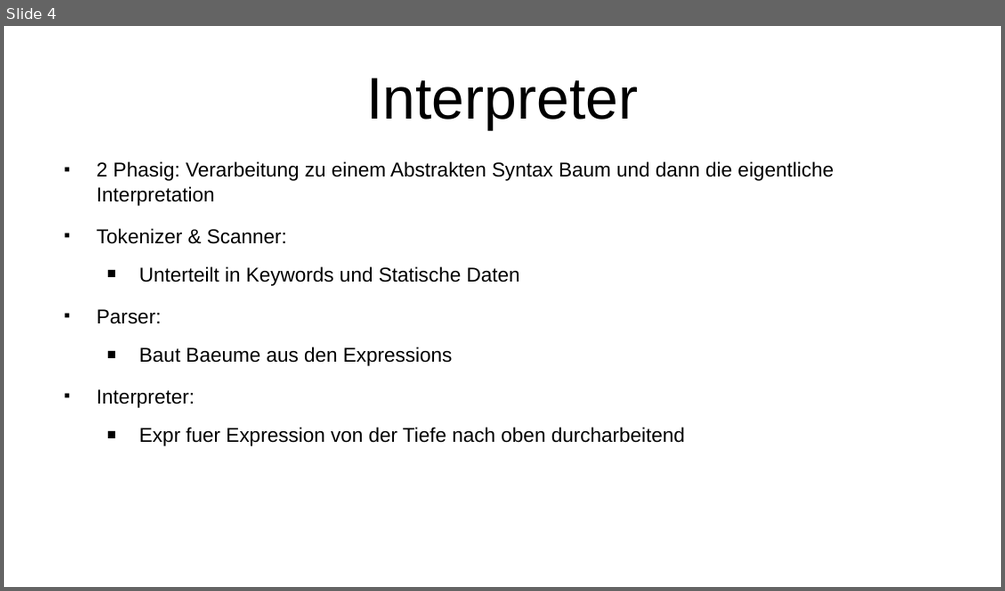
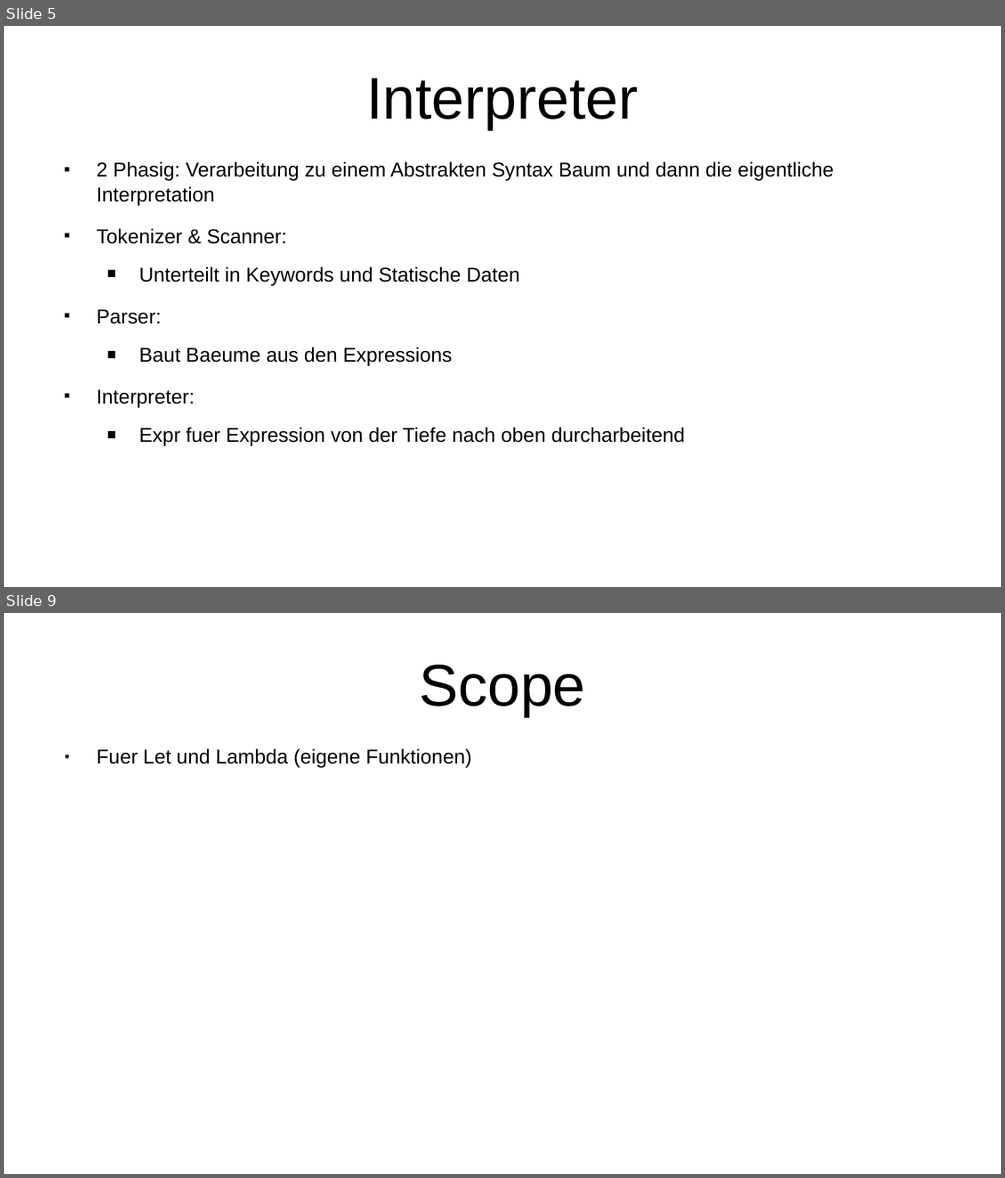
Before and after one commit to Iquiji/little-schemer-talk, a slide deck: Talk Engineering Day 2-6-2022.odp. Shown one above the other, each under a label of ours: slide 4 before the commit, slides 5 and 9 after it; the slides between them are not shown. The pictures are 1005x591 and 1005x1178 pixels, drawn with LibreOffice and Linux fonts; fonts in the diff are those of the drawing. Boxes give left, top, right and bottom in pixels: in the first picture for what was removed or moved away, otherwise in the second. Text is boxed around its words. In the diff, an @@ line names an element or a change of style, - is before the commit and + after.

Commit message:
more text dump for now

```diff
--- a/Talk Engineering Day 2-6-2022.odp
+++ b/Talk Engineering Day 2-6-2022.odp
@@ slide 9 added at (4, 613, 1001, 1174), background #FFFFFF @@
@@ title added at (419, 665, 585, 716), 46.8 pt, text #000000 @@
+Scope
@@ text added at (97, 748, 472, 768), 16 pt, text #000000 @@
+● Fuer Let und Lambda (eigene Funktionen)
@@ what was slide 4 is now slide 5 @@
```
Also in this commit, not shown: 5 other slides added, 4 slides removed.
